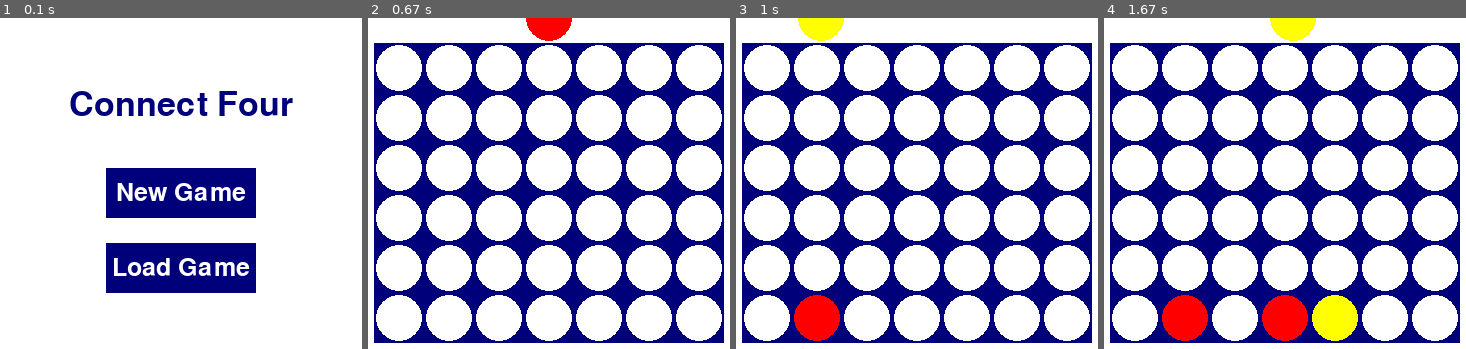
Above: before the commit, frames 1-4 (left to right).
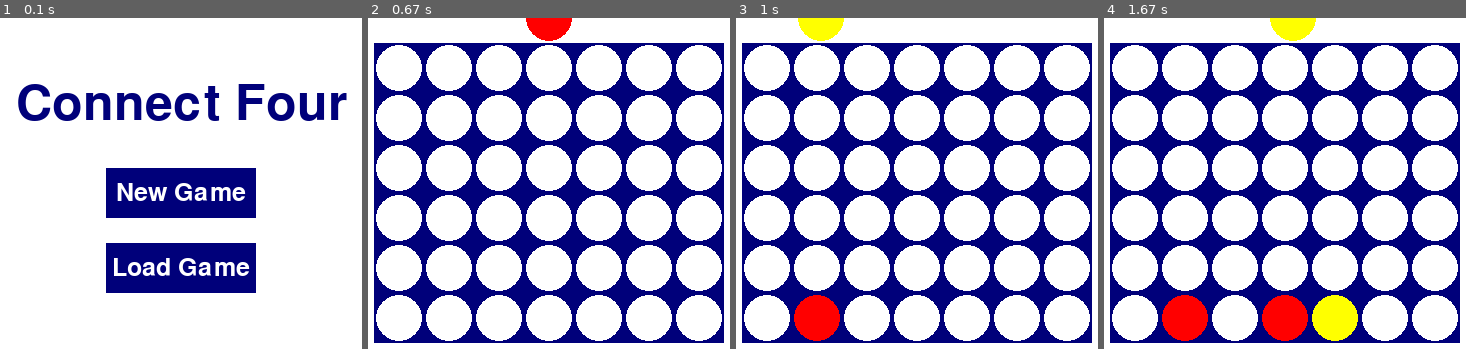
Above: after the commit, the same moments.

Repository: evfinkn/connect-four
Game: pygame game, started from ConnectFour.py
The game is run twice, just before and just after one commit, with the same random seed, the same clock (stepped at 60 frames per second) and the same inputs.
Inputs (mouse positions are in pixels of both pictures, inside the frame that each line leads up to):
- Up to frame 1 (0.1 s): no input
- Up to frame 2 (0.67 s): click (549, 193) at 0.38 s
- Up to frame 3 (1 s): click (819, 196) at 0.72 s
- Up to frame 4 (1.67 s): click (1342, 70) at 1.05 s; click (1292, 74) at 1.38 s

The runs differ from the first frame. In frame 1, 4.6% of the frame differs, in the area x 4-96%, y 19-32%; in frame 2, nothing differs; in frame 3, nothing differs; in frame 4, nothing differs.

Commit message:
Blit board every frame instead of redrawing
Created a surface with the full board, and played coins are blit to that surface. Then blit this surface to the screen instead of redrawing all coins and the whole board every frame.

Diff:
--- a/ConnectFour.py
+++ b/ConnectFour.py
@@ -27,44 +27,48 @@
 
 # Coin surfaces
 coin_surfaces = {P1_COIN_COLOR: pygame.Surface((slot_size, slot_size)),
-                 P2_COIN_COLOR: pygame.Surface((slot_size, slot_size))}
+                 P2_COIN_COLOR: pygame.Surface((slot_size, slot_size)),
+                 BACKGROUND_COLOR: pygame.Surface((slot_size, slot_size))}
 for coin_color, coin_surface in coin_surfaces.items():
     coin_surface.fill(BACKGROUND_COLOR)
+    coin_surface.set_colorkey(BACKGROUND_COLOR)
     # pygame.draw.circle(surface, color, pos, radius)
-    pygame.draw.circle(coin_surface, coin_color,
-                       (slot_size // 2, slot_size // 2),
-                       (slot_size // 2) - (slot_size // 20))
-
-# Create grid, colors, and surfaces
-# grid = [[BACKGROUND_COLOR for _ in range(7)] for _ in range(6)]
-
-# grid_surface is a square in the color of the grid. It is then blotted onto the
+    pygame.draw.circle(
+        coin_surface, coin_color,
+        (slot_size // 2, slot_size // 2),
+        (slot_size // 2) - (slot_size // 20)
+    )
+
+# GRID_SURFACE is a square in the color of the grid. It is then blotted onto the
 # screen later in the drawBackground function. This forms the Connect 4 board
-grid_surface = pygame.Surface((slot_size, slot_size))
-grid_surface.fill(GRID_COLOR)
+slot_surface = pygame.Surface((slot_size, slot_size))
+slot_surface.fill(GRID_COLOR)
 # Any pixels with BACKGROUND_COLOR will be transparent when blitted
-grid_surface.set_colorkey(BACKGROUND_COLOR)
-
 # pygame.draw.circle(surface, color, pos, radius)
 # draw white circle to represent empty slot
-pygame.draw.circle(grid_surface, BACKGROUND_COLOR,
+pygame.draw.circle(slot_surface, BACKGROUND_COLOR,
                    (slot_size // 2, slot_size // 2),
                    (slot_size // 2) - (slot_size // 20))
-
-title = pygameutil.Text((None, slot_size), "Connect Four", GRID_COLOR,
+GRID_SURFACE = pygame.Surface((width, height))
+GRID_SURFACE.fill(BACKGROUND_COLOR)
+GRID_SURFACE.set_colorkey(BACKGROUND_COLOR)
+for x in range(6):
+    for y in range(7):
+        GRID_SURFACE.blit(slot_surface, (slot_size * y, slot_size * x))
+
+title = pygameutil.Text((pygame.font.get_default_font(), slot_size), "Connect Four", GRID_COLOR,
                         center=((width + extra_space * 2) // 2, (height + extra_space * 2) // 4))
 
-# Font for the text on buttons
 BUTTON_FONT = pygame.font.Font(pygame.font.get_default_font(), slot_size // 2)
-
+# Creating the button for starting a new game
 new_game_text = pygameutil.Text(BUTTON_FONT, "New Game", BACKGROUND_COLOR,
-                                center=((width + extra_space * 2) // 2,
-                                        (height + extra_space * 2) // 2))
+                                center=((width + extra_space * 2) // 2, (height + extra_space * 2) // 2))
 new_game_rect = pygame.Rect((width + extra_space * 2) // 2 - int(slot_size * 1.5),
                             (height + extra_space * 2) // 2 - extra_space,
                             slot_size * 3, slot_size)
 new_game_button = pygameutil.Button(new_game_text, new_game_rect, GRID_COLOR, LIGHTER_GRID_COLOR)
 
+# Creating the button for loading the game
 load_game_text = pygameutil.Text(BUTTON_FONT, "Load Game", BACKGROUND_COLOR,
                                  center=((width + extra_space * 2) // 2,
                                          (height + extra_space * 2) // 2 + extra_space * 3))
@@ -74,25 +78,8 @@
                              slot_size * 3, slot_size)
 load_game_button = pygameutil.Button(load_game_text, load_game_rect, GRID_COLOR, LIGHTER_GRID_COLOR)
 
-# The CLOCK and FPS
 CLOCK = pygame.time.Clock()
 FPS = 60
-
-
-# Draw the board
-def draw_board(surface, board):
-    for i in range(6):
-        for j in range(7):
-            if board[i][j] != (255, 255, 255):
-                surface.blit(coin_surfaces[board[i][j]], (slot_size * j + extra_space, slot_size * i + extra_space))
-            surface.blit(grid_surface, (slot_size * j + extra_space, slot_size * i + extra_space))
-
-
-# Draw the new/load game buttons
-def draw_button(surface, buttons, button_colors):
-    for x in range(len(buttons)):
-        # pygame.draw_rect(surface, color, rect)
-        pygame.draw.rect(surface, button_colors[x], buttons[x])
 
 
 # Finds the spot that the coin is placed on mouse click
@@ -180,6 +167,10 @@
 def main_game(screen, board=None):
     if board is None:
         board = [[BACKGROUND_COLOR for _ in range(7)] for _ in range(6)]
+    board_surface = GRID_SURFACE.copy()
+    for i in range(6):
+        for j in range(7):
+            board_surface.blit(coin_surfaces[board[i][j]], (slot_size * j, slot_size * i))
     main_loop = True
     turn = random.choice((-1, 1))
 
@@ -196,32 +187,36 @@
             elif event.type == pygame.MOUSEBUTTONDOWN:
                 if event.button == 1 and (spot := find_spot(board, pygame.mouse.get_pos())) != -1:
                     board[spot[0]][spot[1]] = current_color
+                    board_surface.blit(coin_surfaces[board[spot[0]][spot[1]]], (slot_size * spot[1], slot_size * spot[0]))
                     turn *= -1
-        # Reset the screen
         screen.fill(BACKGROUND_COLOR)
         # Draw the coin hovering at the top of the screen
         screen.blit(coin_surfaces[current_color], (pygame.mouse.get_pos()[0] - slot_size // 2, -extra_space))
-        draw_board(screen, board)
+        screen.blit(board_surface, (extra_space, extra_space))
         pygame.display.flip()
-        winner = find_win(board)
-        if winner is not None:
-            try:
-                os.remove(FILE_PATH)    # delete save file because game has been won
-            except FileNotFoundError:
-                pass    # file already doesn't exist, so we don't need to do anything
-            win_screen(screen, board, winner["color"], winner["point1"], winner["point2"])
-            main_loop = False
+        win = find_win(board)
+        if win is None:
+            continue
+        try:
+            os.remove(FILE_PATH)    # delete save file because game has been won
+        except FileNotFoundError:
+            pass    # file already doesn't exist, so we don't need to do anything
+        winning_surface = screen.copy()
+        pygame.draw.line(winning_surface, BACKGROUND_COLOR, win["point1"], win["point2"], 5)
+        pygame.draw.circle(winning_surface, BACKGROUND_COLOR,
+                           (pygame.mouse.get_pos()[0], 0),
+                           (slot_size // 2) - (slot_size // 20))
+        win_screen(screen, winning_surface, win["color"])
+        main_loop = False
 
 
 # The function to run the win screen
-def win_screen(screen, winning_board, winner, start_pos, end_pos):
+def win_screen(screen, winning_surface, winner):
     global NEW_GAME_BUTTON_COLOR
     main_loop = True
     while main_loop:
         screen.fill(BACKGROUND_COLOR)
-        draw_board(screen, winning_board)
-        # pygame.draw.line(surface, color, start_pos, end_pos, width)
-        pygame.draw.line(screen, BACKGROUND_COLOR, start_pos, end_pos, 5)
+        screen.blit(winning_surface, (0, 0))
         new_game_button.draw(screen)
         pygame.display.flip()
 
@@ -260,7 +255,7 @@
                     new_game_button.click()
                     main_loop = False
                 # Load the saved game if click on Load Game button
-                if load_game_button:
+                elif load_game_button:
                     load_game_button.click()
                     main_loop = False
 
Not shown, changed: TODO.md
